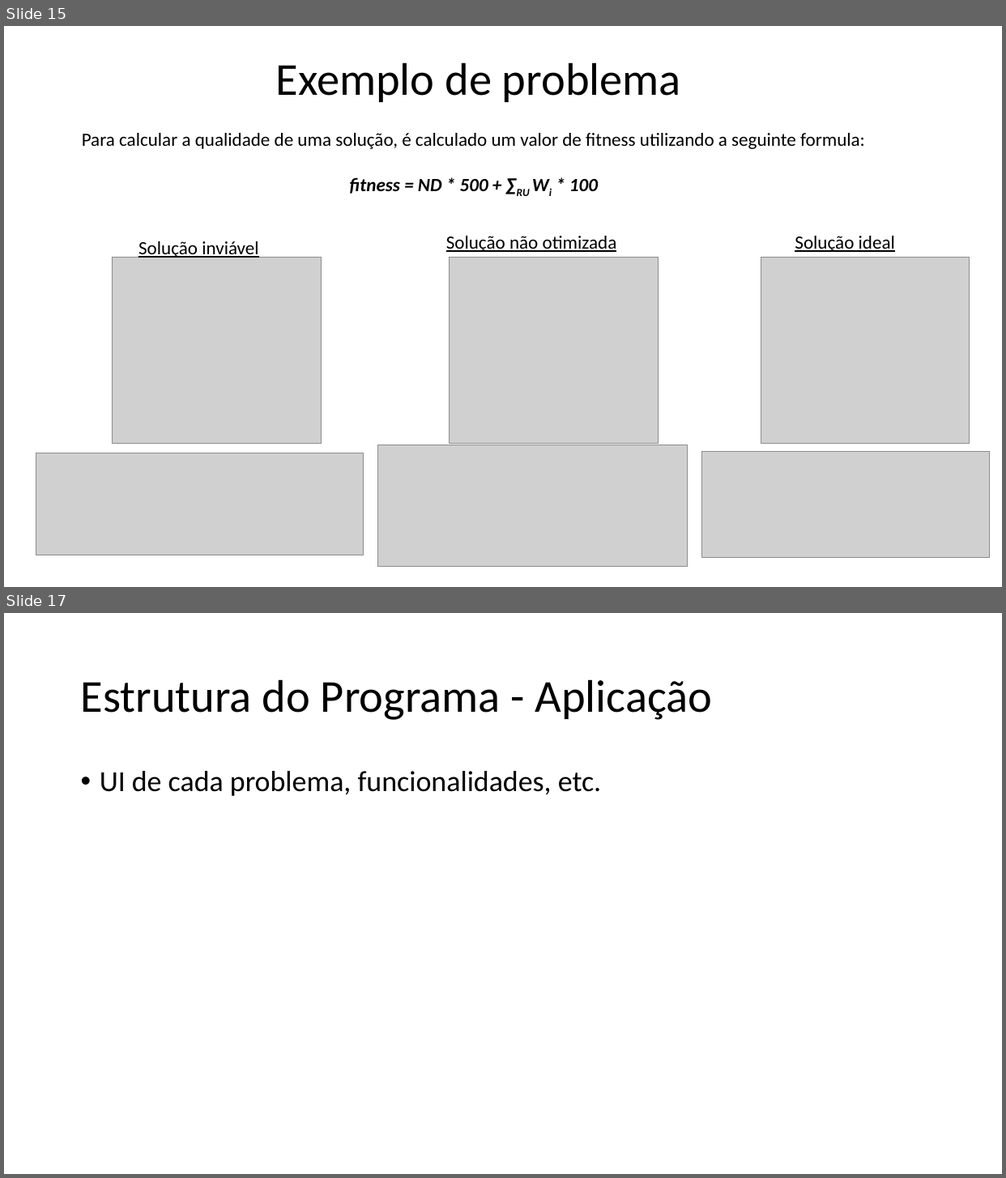
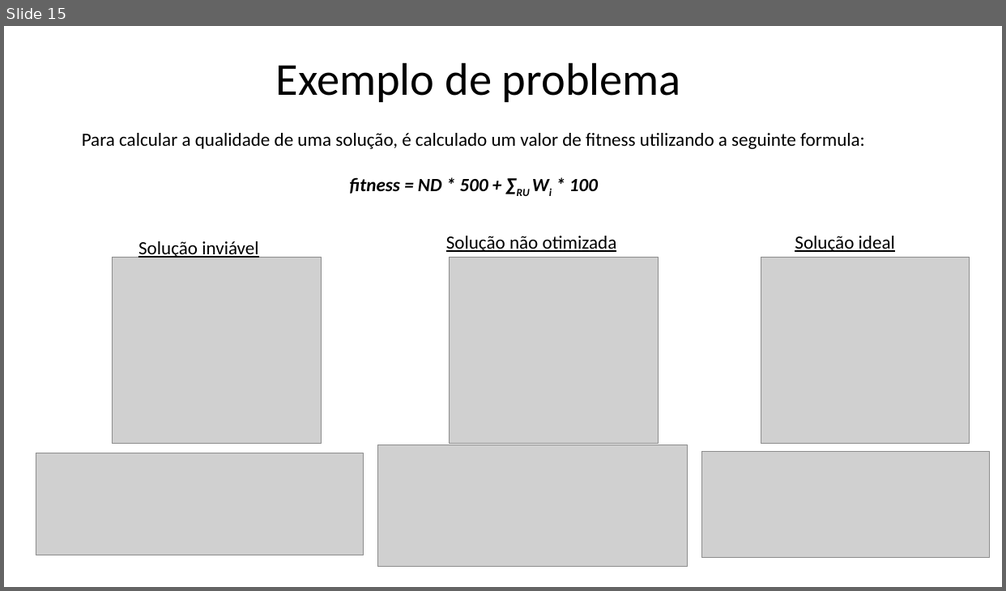
Before and after one commit to xQsme/RLP_Qt, a slide deck: powerpoint_defesa.pptx. Shown one above the other, each under a label of ours: slides 15 and 17 before the commit, slide 15 after it; the slides between them are not shown. The pictures are 1006x1178 and 1006x591 pixels, drawn with LibreOffice and Linux fonts; fonts in the diff are those of the drawing; grey boxes stand for pictures. Boxes give left, top, right and bottom in pixels: in the first picture for what was removed or moved away, otherwise in the second. Text is boxed around its words. In the diff, an @@ line names an element or a change of style, - is before the commit and + after.

```diff
--- a/powerpoint_defesa.pptx
+++ b/powerpoint_defesa.pptx
@@ slide 17 removed at (4,613,1002,1174), background #FFFFFF @@
@@ title removed at (81,679,713,720) @@
-Estrutura do Programa - Aplicação
@@ text removed at (100,771,601,796) @@
-• UI de cada problema, funcionalidades, etc.
```
Also in this commit, not shown: 1 slide changed, 5 slides added.
